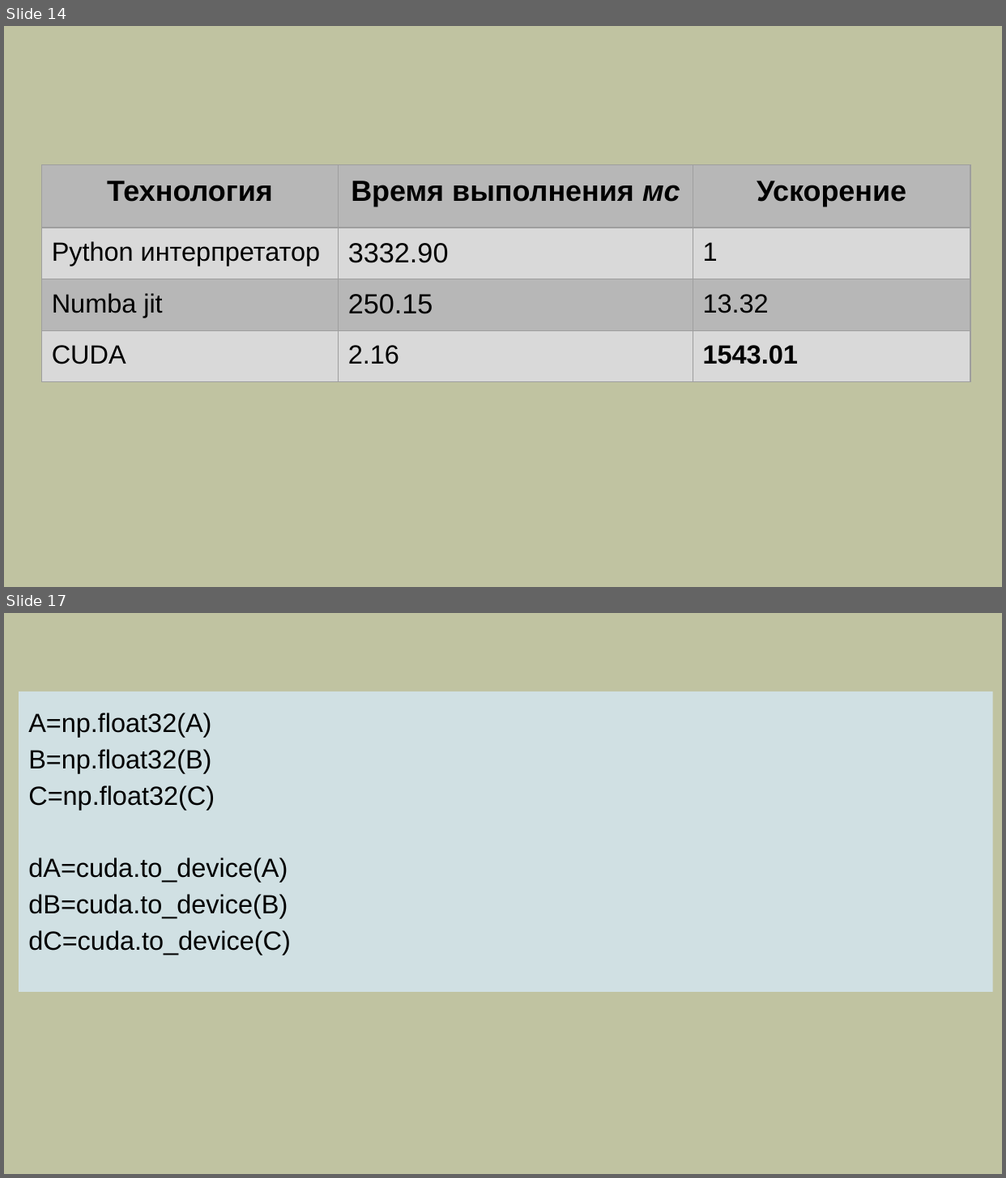
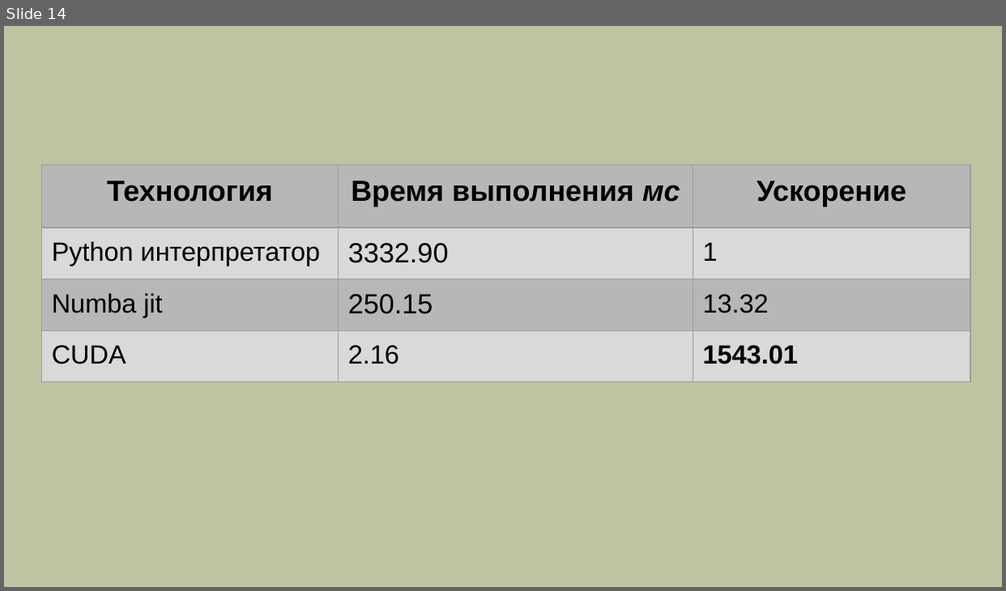
Before and after one commit to mlkv52/sibsutis_cuda_bachelors-2025, a slide deck: Лекции/pptx/Лекция10-ПГП-2025.pptx. Shown one above the other, each under a label of ours: slides 14 and 17 before the commit, slide 14 after it; the slides between them are not shown. The pictures are 1006x1178 and 1006x591 pixels, drawn with LibreOffice and Linux fonts; fonts in the diff are those of the drawing. Boxes give left, top, right and bottom in pixels: in the first picture for what was removed or moved away, otherwise in the second. Text is boxed around its words. In the diff, an @@ line names an element or a change of style, - is before the commit and + after.

```diff
--- a/Лекции/pptx/Лекция10-ПГП-2025.pptx
+++ b/Лекции/pptx/Лекция10-ПГП-2025.pptx
@@ slide 17 removed at box(4, 613, 1002, 1174), background #C0C3A1 @@
@@ rectangle removed at box(19, 692, 993, 992) @@
-A=np.float32(A)
-B=np.float32(B)
-C=np.float32(C)
-dA=cuda.to_device(A)
-dB=cuda.to_device(B)
-dC=cuda.to_device(C)
```
Also in this commit, not shown: 5 other slides removed.
